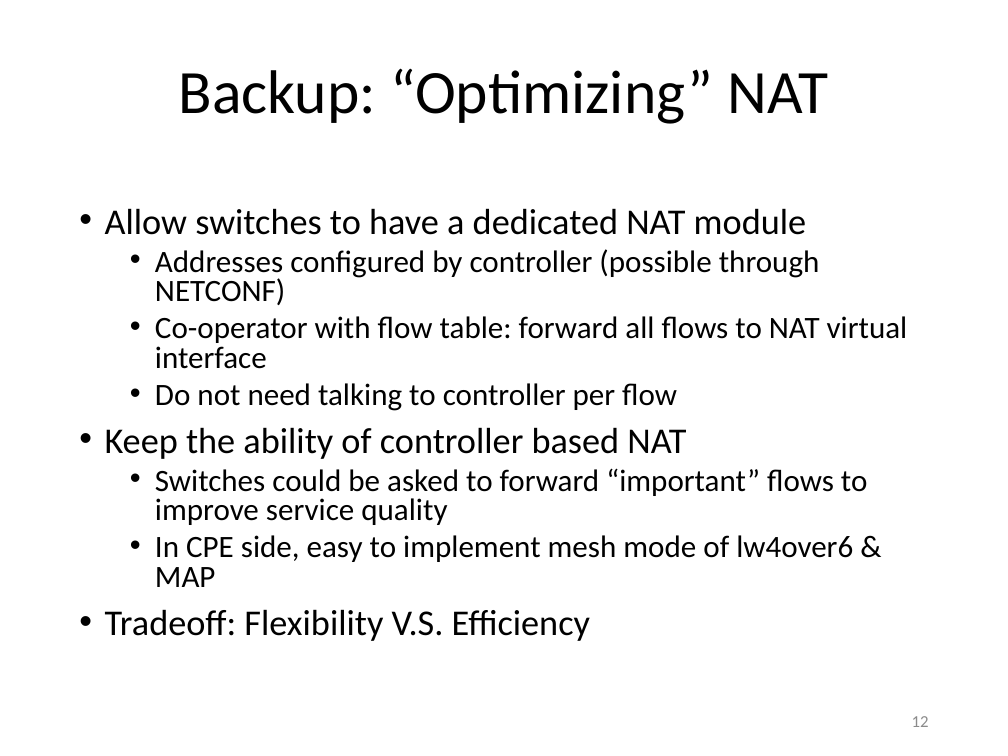
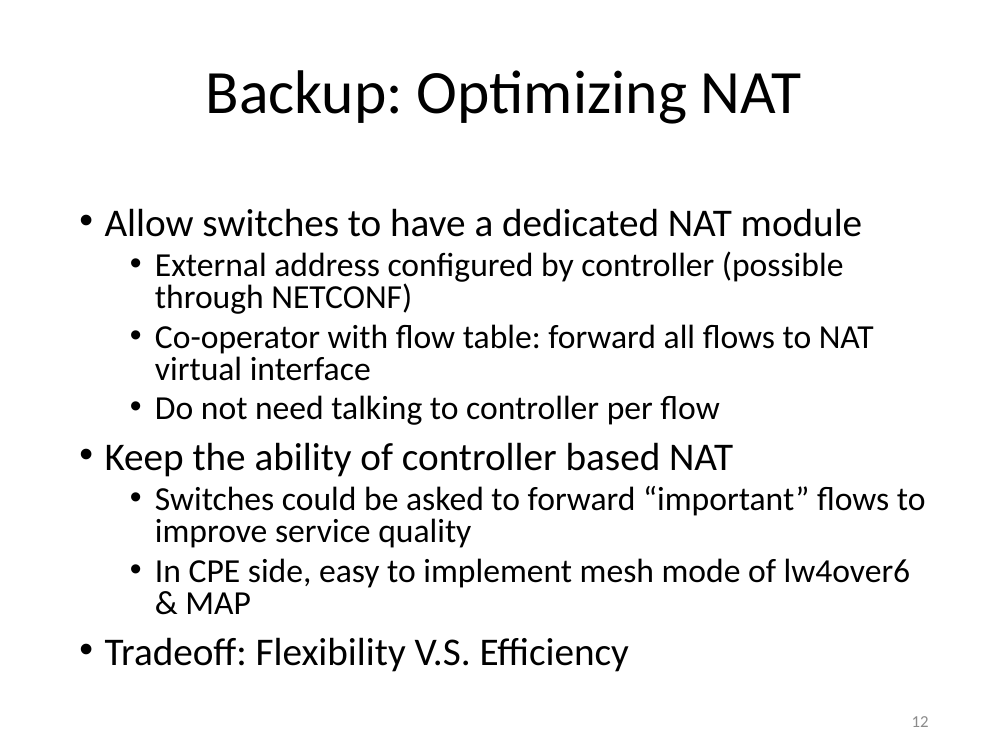
Before and after one commit to gnocuil/draft-sdn, a slide deck: slide 12 of Unified IPv6 Transition Framework With Flow-based Forwarding.pptx. Drawn at 1008x756 pixels with LibreOffice and Linux fonts; fonts in the diff are those of the drawing. Boxes give left, top, right and bottom in pixels: in the first picture for what was removed or moved away, otherwise in the second. Text is boxed around its words. In the diff, an @@ line names an element or a change of style, - is before the commit and + after.

```diff
--- a/Unified IPv6 Transition Framework With Flow-based Forwarding.pptx
+++ b/Unified IPv6 Transition Framework With Flow-based Forwarding.pptx
@@ title at bbox=[206, 70, 802, 124]: text changed @@
-Backup: “Optimizing” NAT
+Backup: Optimizing NAT
@@ text at bbox=[105, 208, 926, 672]: size 25.9 to 28 pt in "Allow switches to have a dedicated NAT ...", "Keep the ability of controller based NAT", "Tradeoff: Flexibility V.S. Efficiency"; size 22.2 to 24 pt in "Co-operator with flow table: forward all flows ...", "Do not need talking to controller per ...", "Switches could be asked to forward “important” ...", "In CPE side, easy to implement mesh ..." @@
@@ text at bbox=[155, 251, 844, 314]: text changed; size 22.2 to 24 pt @@
-  • Addresses configured by controller (possible through NETCONF)
+  • External address configured by controller (possible through NETCONF)
```
Also in this commit, not shown: 7 other slides changed, 1 slide added, 1 slide removed.
